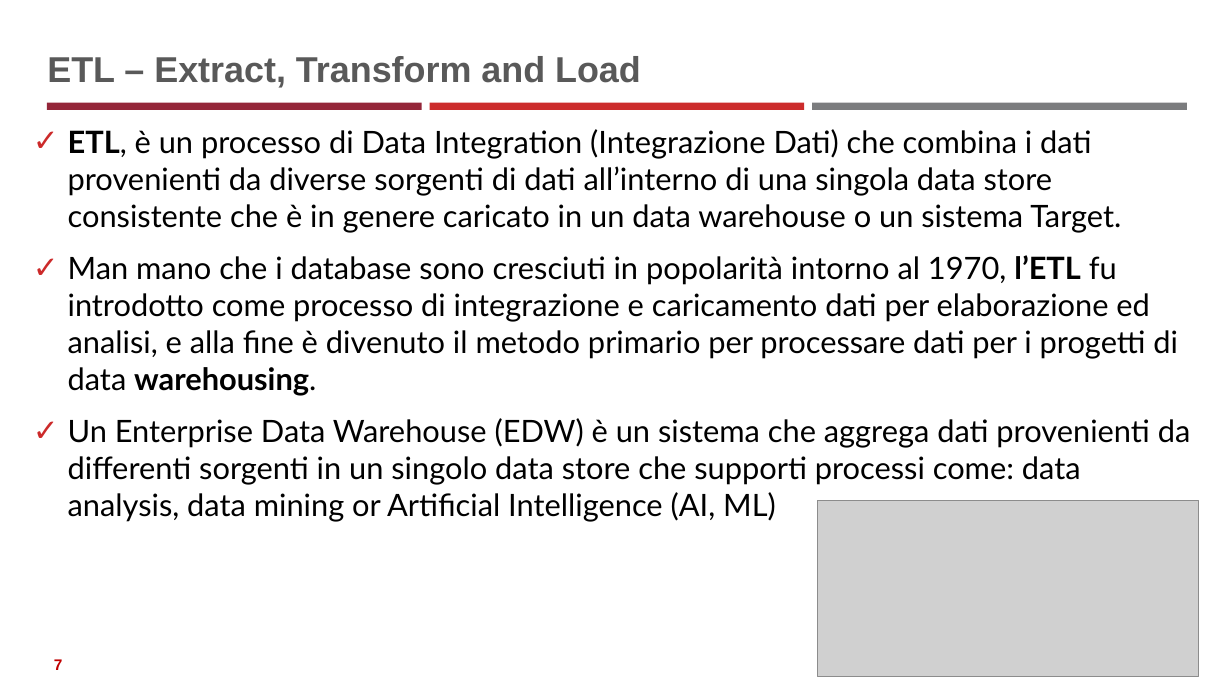
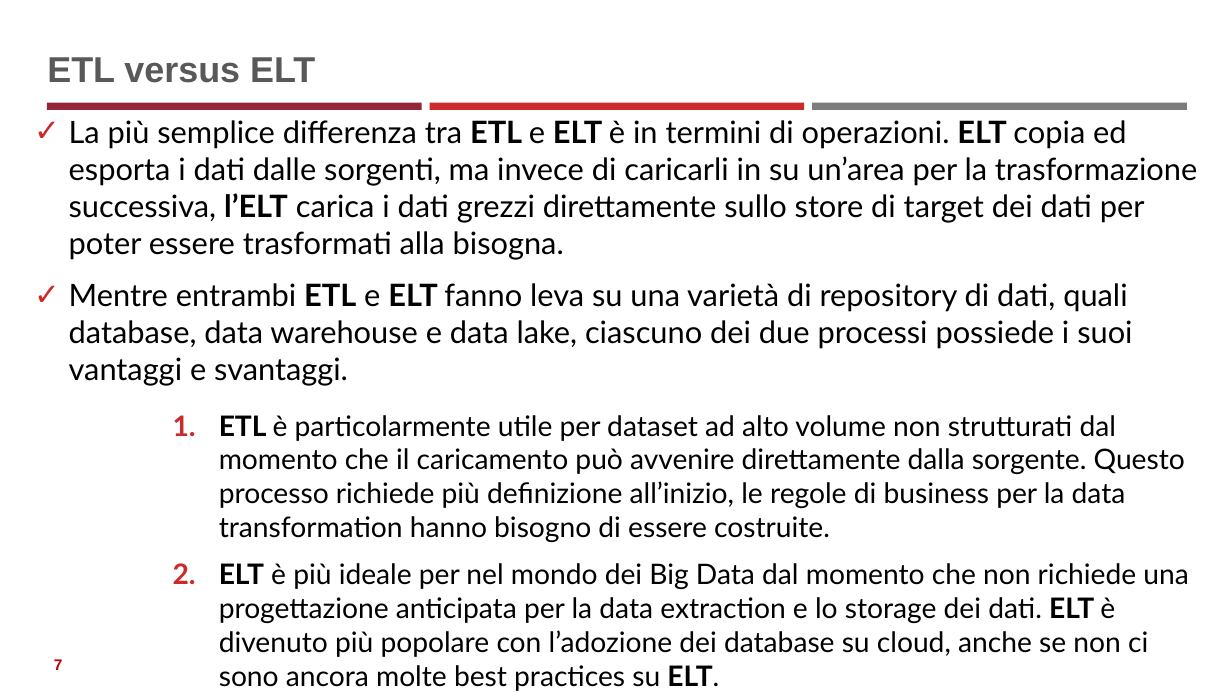
Before and after one commit to neural1977/data_science_interview_material, a slide deck: slide 7 of Data_Science_ita.pptx. Drawn at 1232x693 pixels with LibreOffice and Linux fonts; fonts in the diff are those of the drawing; grey boxes stand for pictures. Boxes give left, top, right and bottom in pixels: in the first picture for what was removed or moved away, otherwise in the second. Text is boxed around its words. In the diff, an @@ line names an element or a change of style, - is before the commit and + after.

```diff
--- a/Data_Science_ita.pptx
+++ b/Data_Science_ita.pptx
@@ title at (47,57,315,83): text changed @@
-ETL – Extract, Transform and Load
+ETL versus ELT
@@ text at (69,120,1197,691): text changed; size 24 to 22 pt @@
-✓ ETL, è un processo di Data Integration (Integrazione Dati) che combina i dati provenienti da diverse sorgenti di dati all’interno di una singola data store consistente che è in genere caricato in un data warehouse o un sistema Target.
-✓ Man mano che i database sono cresciuti in popolarità intorno al 1970, l’ETL fu introdotto come processo di integrazione e caricamento dati per elaborazione ed analisi, e alla fine è divenuto il metodo primario per processare dati per i progetti di data warehousing.
-✓ Un Enterprise Data Warehouse (EDW) è un sistema che aggrega dati provenienti da differenti sorgenti in un singolo data store che supporti processi come: data analysis, data mining or Artificial Intelligence (AI, ML)
+✓ La più semplice differenza tra ETL e ELT è in termini di operazioni. ELT copia ed esporta i dati dalle sorgenti, ma invece di caricarli in su un’area per la trasformazione successiva, l’ELT carica i dati grezzi direttamente sullo store di target dei dati per poter essere trasformati alla bisogna.
+✓ Mentre entrambi ETL e ELT fanno leva su una varietà di repository di dati, quali database, data warehouse e data lake, ciascuno dei due processi possiede i suoi vantaggi e svantaggi.
+      1. ETL è particolarmente utile per dataset ad alto volume non strutturati dal momento che il caricamento può avvenire direttamente dalla sorgente. Questo processo richiede più definizione all’inizio, le regole di business per la data transformation hanno bisogno di essere costruite.
+      2. ELT è più ideale per nel mondo dei Big Data dal momento che non richiede una progettazione anticipata per la data extraction e lo storage dei dati. ELT è divenuto più popolare con l’adozione dei database su cloud, anche se non ci sono ancora molte best practices su ELT.
@@ picture removed at (818,501,1200,677) @@
```
Also in this commit, not shown: 1 other slide changed, 5 slides added, 2 slides removed, 5 other files.
